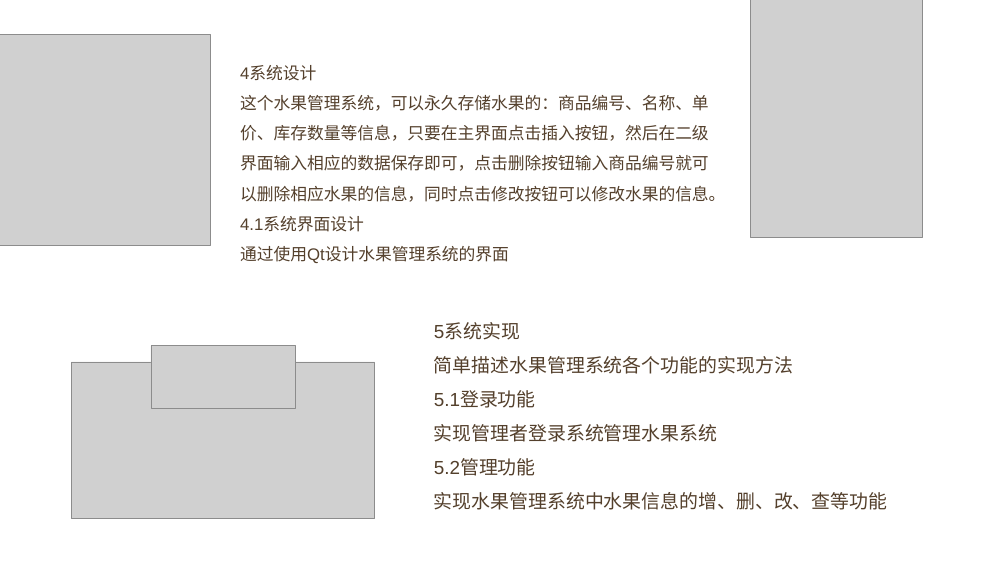
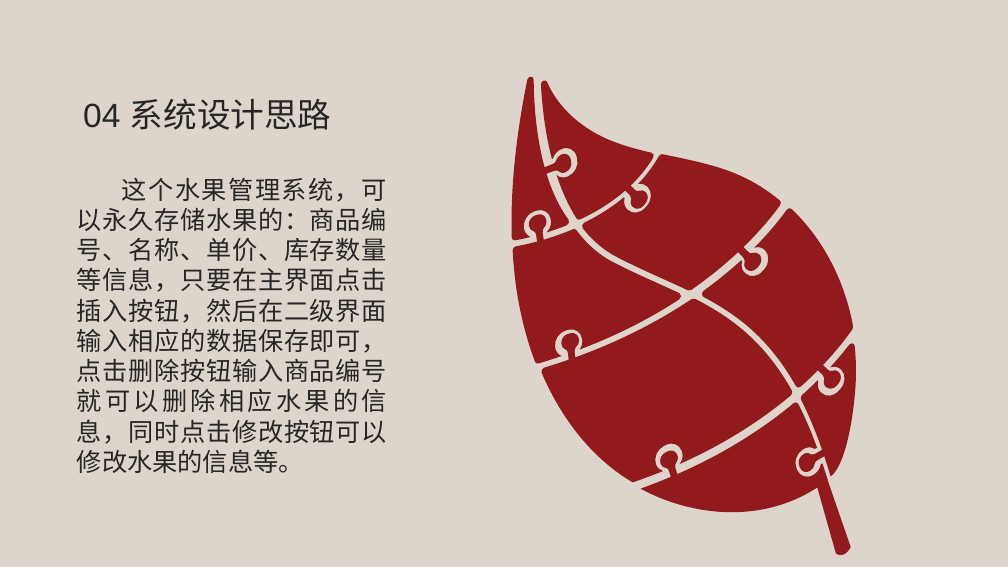
Before and after one commit to lanxuemeng/20151104789lanxuemeng, a slide deck: slide 8 of 基于QT的水果管理系统的设计与实现/答辩PPT/20151104789-兰雪萌-基于Qt的水果管理系统的设计与实现-答辩PPT.pptx (slide 7 before the commit). Drawn at 1008x567 pixels with LibreOffice and Linux fonts; fonts in the diff are those of the drawing; grey boxes stand for pictures; background and template pictures are left out. Boxes give left, top, right and bottom in pixels: in the first picture for what was removed or moved away, otherwise in the second. Text is boxed around its words. In the diff, an @@ line names an element or a change of style, - is before the commit and + after.

```diff
--- a/基于QT的水果管理系统的设计与实现/答辩PPT/20151104789-兰雪萌-基于Qt的水果管理系统的设计与实现-答辩PPT.pptx
+++ b/基于QT的水果管理系统的设计与实现/答辩PPT/20151104789-兰雪萌-基于Qt的水果管理系统的设计与实现-答辩PPT.pptx
@@ background picture (left out) to #DDD5CB @@
@@ picture removed at bbox=[751, 0, 923, 237] @@
@@ picture removed at bbox=[0, 35, 210, 246] @@
@@ text added at bbox=[83, 99, 332, 130], 32 pt, text #262626 @@
+04 系统设计思路
@@ text at bbox=[77, 178, 387, 473]: text changed; size 16 to 24 pt; font Arial to Noto Sans CJK SC; text colour #54402C to #262626 @@
-4系统设计
-这个水果管理系统，可以永久存储水果的：商品编号、名称、单价、库存数量等信息，只要在主界面点击插入按钮，然后在二级界面输入相应的数据保存即可，点击删除按钮输入商品编号就可以删除相应水果的信息，同时点击修改按钮可以修改水果的信息。
-4.1系统界面设计
-通过使用Qt设计水果管理系统的界面
+这个水果管理系统，可以永久存储水果的：商品编号、名称、单价、库存数量等信息，只要在主界面点击插入按钮，然后在二级界面输入相应的数据保存即可，点击删除按钮输入商品编号就可以删除相应水果的信息，同时点击修改按钮可以修改水果的信息等。
@@ group added at bbox=[454, 75, 903, 567]: 9 freeform shapes @@
@@ text removed at bbox=[434, 324, 888, 510] @@
-5系统实现
-简单描述水果管理系统各个功能的实现方法
-5.1登录功能
-实现管理者登录系统管理水果系统
-5.2管理功能
-实现水果管理系统中水果信息的增、删、改、查等功能
@@ picture removed at bbox=[151, 346, 296, 408] @@
@@ picture removed at bbox=[72, 362, 375, 519] @@
```
Also in this commit, not shown: 3 other slides changed, 6 slides added, 5 slides removed.
